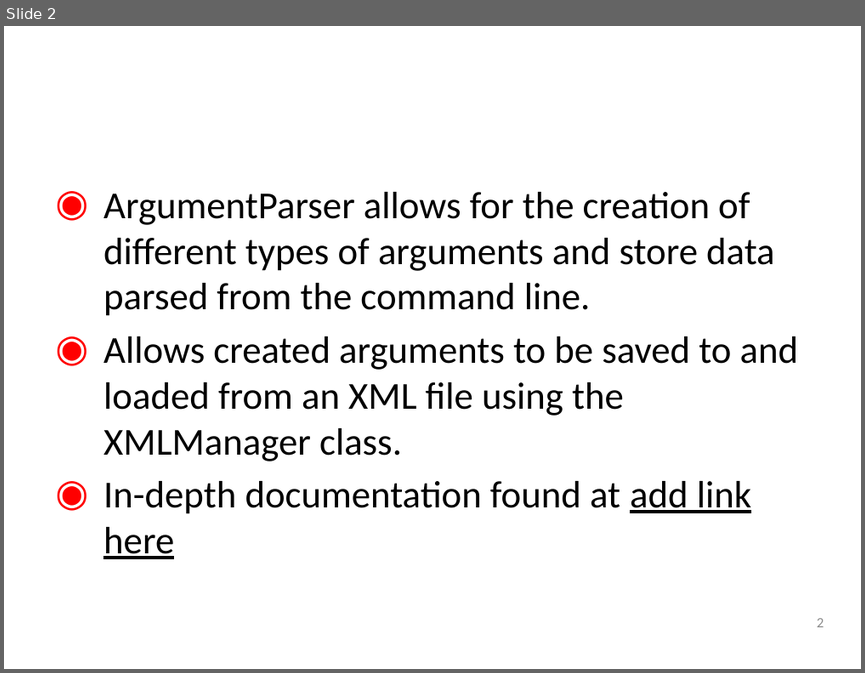
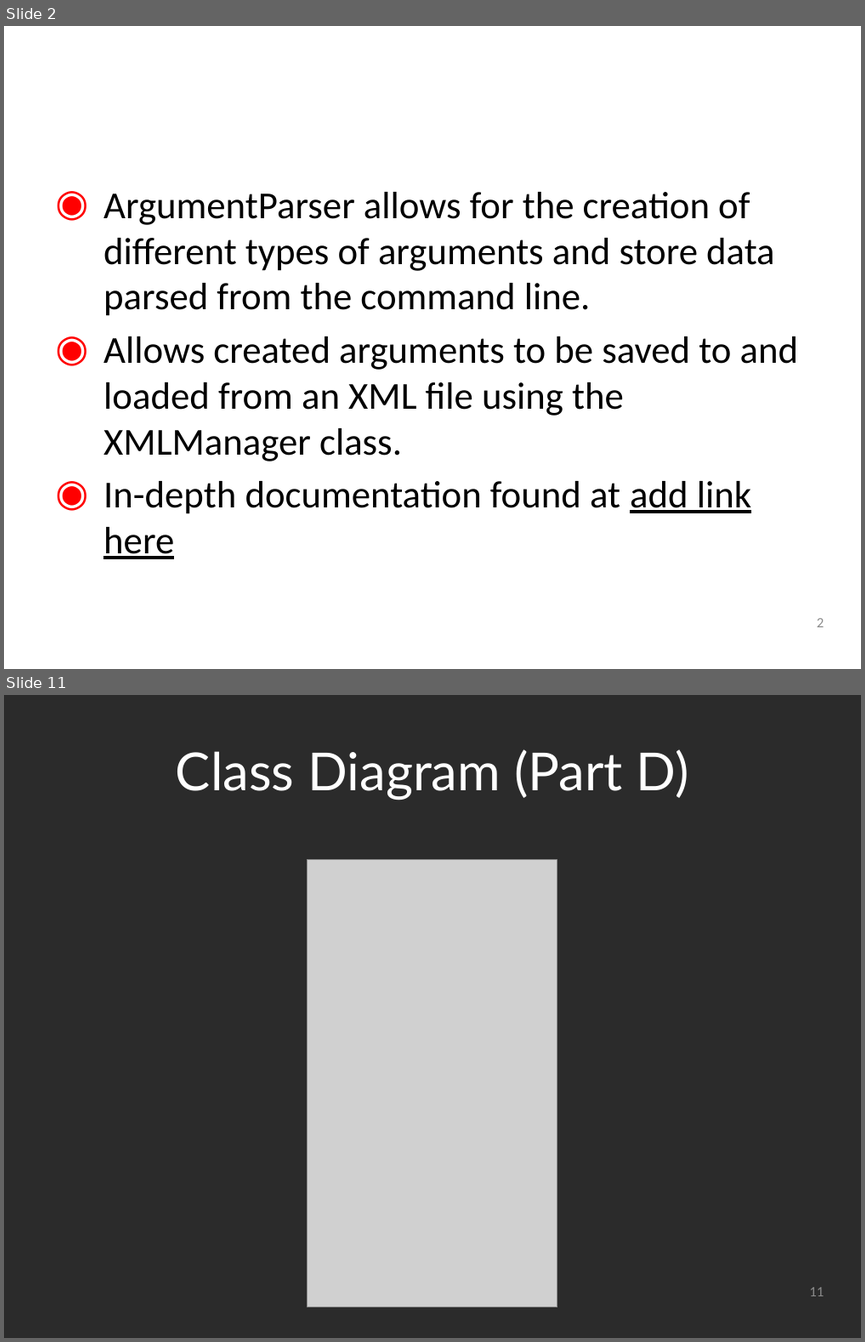
Before and after one commit to SpacemanRiff/spring-semester-project, a slide deck: resources/PowerPoints/Product Release.pptx. Shown one above the other, each under a label of ours: slide 2 before the commit, slides 2 and 11 after it; the slides between them are not shown. The pictures are 865x673 and 865x1342 pixels, drawn with LibreOffice and Linux fonts; fonts in the diff are those of the drawing; grey boxes stand for pictures; background and template pictures are left out; a plain dark background stands for a picture behind light text. Boxes give left, top, right and bottom in pixels: in the first picture for what was removed or moved away, otherwise in the second. Text is boxed around its words. In the diff, an @@ line names an element or a change of style, - is before the commit and + after.

Commit message:
Updated PP and Class Diagram
Added Class diagrams, burndown chart, & agile section to .ppt

```diff
--- a/resources/PowerPoints/Product Release.pptx
+++ b/resources/PowerPoints/Product Release.pptx
@@ slide 11 added at (4,695,861,1338), background picture (left out) @@
@@ title added at (176,749,688,800), 44 pt, text #FFFFFF @@
+Class Diagram (Part D)
@@ picture added at (307,860,557,1307) @@
@@ page number added at (809,1287,823,1296), 12 pt, text #8C8C8C @@
+11
```
Also in this commit, not shown: 3 slides changed, 7 other slides added, 2 slides removed, 1 other file.
